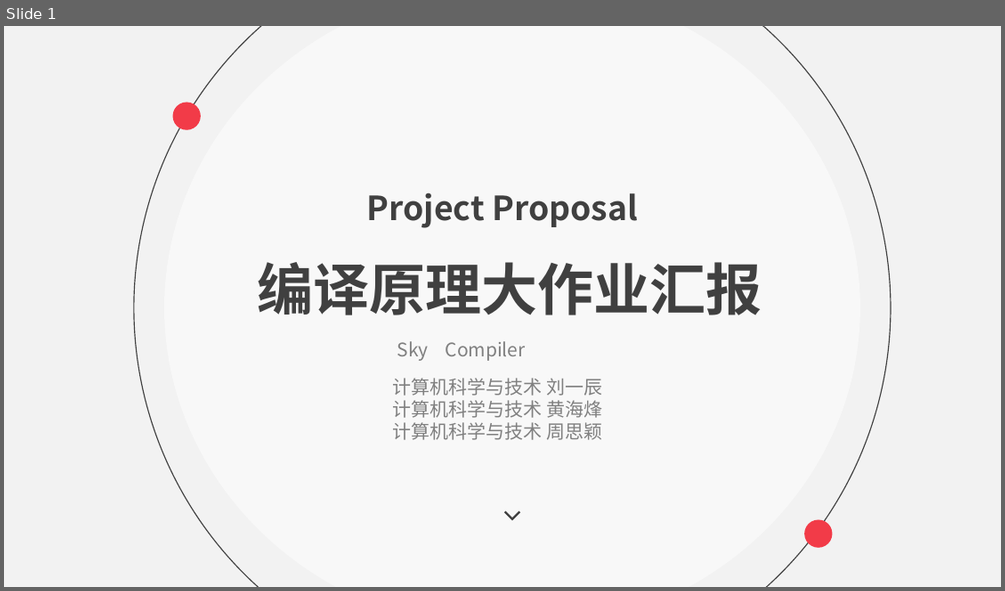
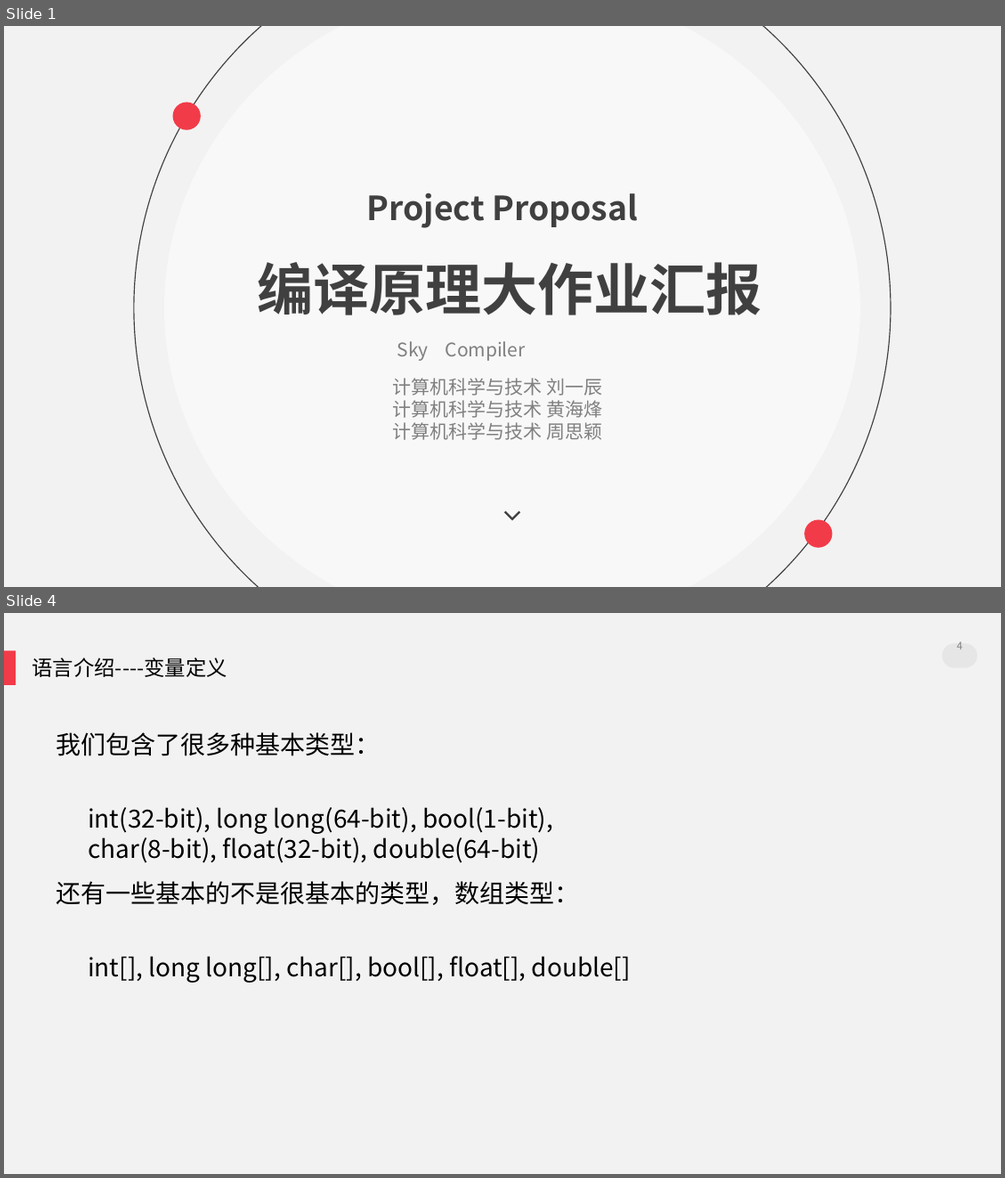
Before and after one commit to Skyminers/SkyCompiler, a slide deck: doc/SkyCompiler.pptx. Shown one above the other, each under a label of ours: slide 1 before the commit, slides 1 and 4 after it; the slides between them are not shown. The pictures are 1005x591 and 1005x1178 pixels, drawn with LibreOffice and Linux fonts; fonts in the diff are those of the drawing. Boxes give left, top, right and bottom in pixels: in the first picture for what was removed or moved away, otherwise in the second. Text is boxed around its words. In the diff, an @@ line names an element or a change of style, - is before the commit and + after.

```diff
--- a/doc/SkyCompiler.pptx
+++ b/doc/SkyCompiler.pptx
@@ slide 4 added at <box>4,613,1001,1174</box>, background #F2F2F2 @@
@@ rounded rectangle added at <box>4,651,16,686</box>, fill #F23B48 @@
@@ text added at <box>32,657,226,677</box>, 20 pt, text #000000 @@
+语言介绍----变量定义
@@ rounded rectangle added at <box>942,643,978,668</box>, fill #E7E6E6 @@
@@ page number added at <box>956,641,962,649</box>, 10 pt, text #808080 @@
+4
@@ text added at <box>57,732,380,756</box>, 24 pt, text #000000 @@
+我们包含了很多种基本类型：
@@ text added at <box>88,807,553,863</box>, 24 pt, text #000000 @@
+int(32-bit), long long(64-bit), bool(1-bit),
+char(8-bit), float(32-bit), double(64-bit)
@@ text added at <box>57,881,580,905</box>, 24 pt, text #000000 @@
+还有一些基本的不是很基本的类型，数组类型：
@@ text added at <box>88,956,631,982</box>, 24 pt, text #000000 @@
+int[], long long[], char[], bool[], float[], double[]
```
Also in this commit, not shown: 4 slides changed, 8 other slides added, 2 slides removed, 1 other file.
